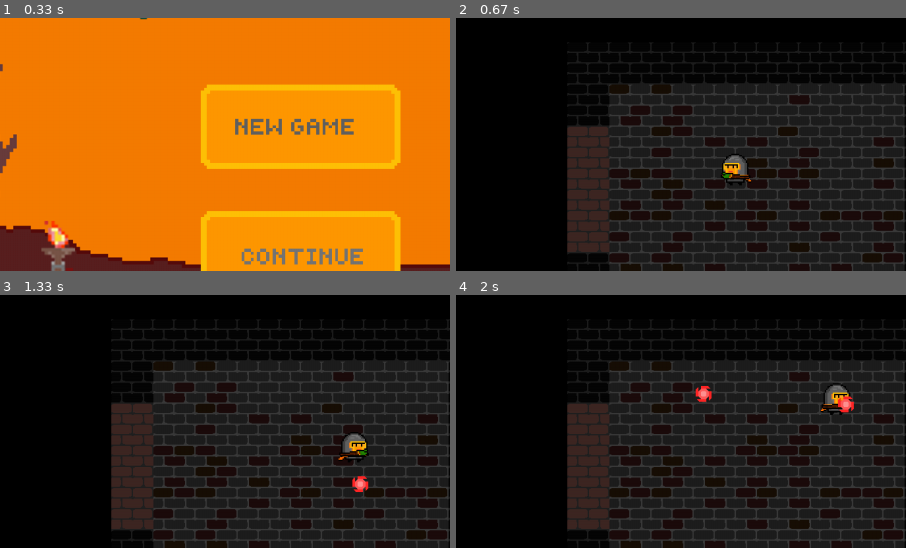
Above: before the commit, frames 1-4 (two rows, left to right).
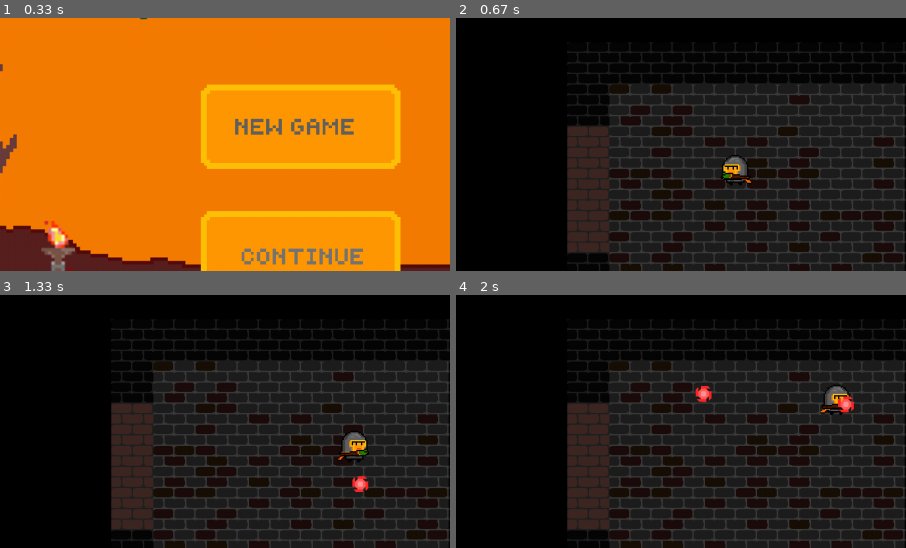
Above: after the commit, the same moments.

Repository: VladislavTuzov/PyGame
Game: pygame game, started from main.py
The game is run twice, just before and just after one commit, with the same random seed, the same clock (stepped at 60 frames per second) and the same inputs.
Inputs (mouse positions are % of the whole screen's width and height, from its top left):
- Up to frame 1 (0.33 s): no input
- Up to frame 2 (0.67 s): press the mouse at (50, 37) at 0.37 s; move the mouse to (51, 58) at 0.47 s; release the mouse at (53, 79) at 0.6 s
- Up to frame 3 (1.33 s): hold Right 0.67-1.13 s; move the mouse to (60, 57) at 0.7 s; click (59, 75) at 1.22 s
- Up to frame 4 (2 s): hold Up 1.5-1.8 s; click (17, 14) at 1.58 s; hold Right from 1.83 s (still down); click (71, 37) at 1.92 s
The pictures show only the part of the screen within x 17-67%, y 16-66%; the shares and areas given below are measured in that part.

Frame 1 is identical in both runs. In frame 2, 0.2% of the frame differs, in the area x 58-66%, y 53-66%; in frame 3, 0.2%; in frame 4, 0.2%.

Commit message:
sync animation for left and right hero directions

Diff:
--- a/classes/heroes.py
+++ b/classes/heroes.py
@@ -53,18 +53,20 @@
         self.direction[1] += y_vector_change
 
         if self.direction[0] == -1:
-            self.currect_frames = self.left_frames
+            self.currect_frames = self.left_frames.copy()
             self.image = self.currect_frames[0]
             self.weapon.image = self.weapon.image_left
 
         elif self.direction[0] == 1:
-            self.currect_frames = self.right_frames
+            self.currect_frames = self.right_frames.copy()
             self.image = self.currect_frames[0]
             self.weapon.image = self.weapon.image_right
 
         self.x_direction = self.direction[0] or self.x_direction
 
     def update(self):
+        self.left_frames.rotate()
+        self.right_frames.rotate()
         self.currect_frames.rotate()
         self.image = self.currect_frames[0]
 
